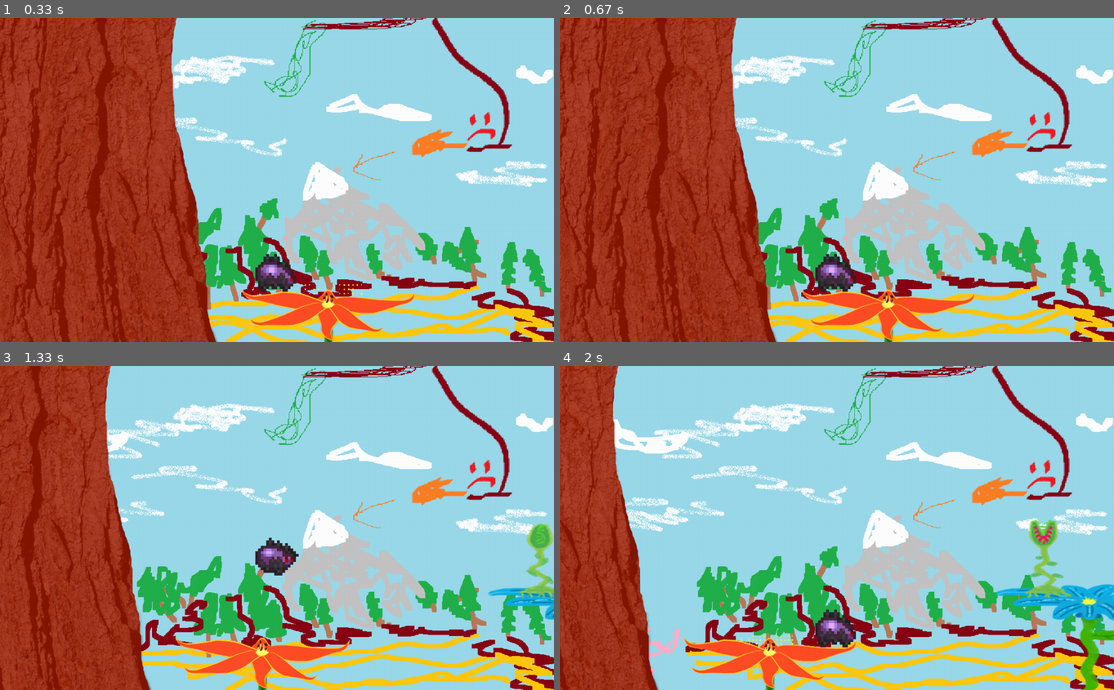
Above: before the commit, frames 1-4 (two rows, left to right).
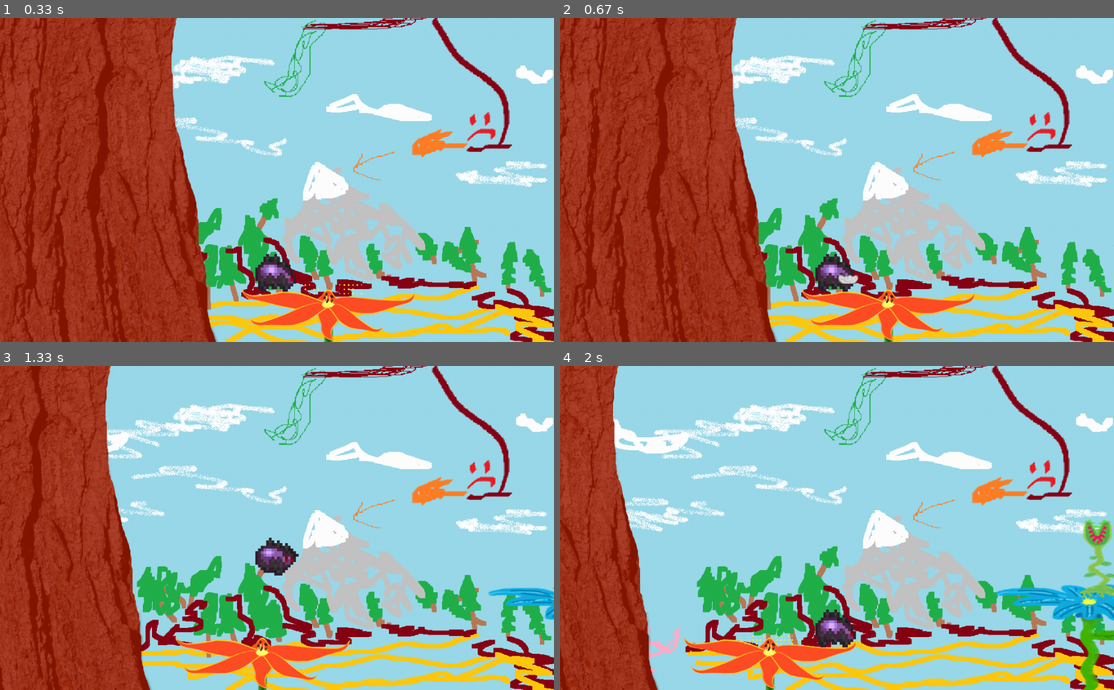
Above: after the commit, the same moments.

Repository: SwampWood/PyGame-shit
Game: pygame game, started from main.py
Same seed, same stepped clock (60 frames per second), same inputs: the game is played once before the commit and once after it.
Inputs (mouse positions are in pixels of both pictures, inside the frame that each line leads up to):
- Up to frame 1 (0.33 s): no input
- Up to frame 2 (0.67 s): click (837, 180) at 0.38 s
- Up to frame 3 (1.33 s): hold D 0.67-1.13 s; move the mouse to (454, 518) at 0.7 s; tap Space at 0.73, 1.03, 1.23 s; hold D from 1.17 s (still down)
- Up to frame 4 (2 s): tap Space at 1.53 s; release D at 1.63 s; right-click (665, 479) at 1.72 s

Frame 1 is identical in both runs. In frame 2, less than 0.1% of the frame differs, in the area x 50-54%, y 79-83%; in frame 3, 0.7%; in frame 4, 1.7%, in the area x 83-100%, y 47-72%.

Commit message:
Начало работы с паутиной

Diff:
--- a/main.py
+++ b/main.py
@@ -91,6 +91,35 @@
             self.kill()
 
 
+class Web(pygame.sprite.Sprite):
+    head = load_image('WebHead.png')
+    body = load_image('WebBody.png')
+
+    def __init__(self, source, target):
+        super().__init__(all_sprites)
+        self.add(all_allies)
+        self.length = 0
+        self.wait = 5
+        self.image = Web.head
+        self.rect = self.image.get_rect()
+        self.mask = pygame.mask.from_surface(self.image)
+        self.rect.x = source[0]
+        self.rect.y = source[1]
+        self.target = target
+        self.velocity = 0
+
+    def update(self, check):
+        if pygame.sprite.spritecollideany(self, all_platforms):
+            for x in all_platforms:
+                if pygame.sprite.collide_mask(self, x):
+                    player.webbed = True
+                    self.target = (self.rect.x, self.rect.y - 10)
+        elif self.length > 15:
+            self.kill()
+        elif 1:
+            pass
+
+
 class Spider(pygame.sprite.Sprite):
     images_movement_right = [load_image("SpiderWalking1.png"), load_image("SpiderWalking2.png"),
                              load_image("SpiderWalking3.png"), load_image("SpiderWalking4.png")]
@@ -115,6 +144,8 @@
         self.save_point = [50, 400]
         self.health = 1000
         self.current_sprite = None
+        self.webbed = False
+        self.web = None
 
     def respawn(self):
         if self.health == 1:
@@ -157,6 +188,10 @@
                     self.x_velocity = 0
 
         if check[pygame.K_SPACE]:
+            self.webbed = False
+            if self.web:
+                self.web.kill()
+            self.web = None
             if self.y_velocity == 0 and not self.drop:
                 self.current_sprite = None
                 self.y_velocity = -20
@@ -166,6 +201,11 @@
                 elif self.x_velocity <= -25:
                     self.x_velocity = -60
                 self.drop = True
+
+        if check[pygame.MOUSEBUTTONDOWN]:
+            if 1 and not self.webbed and self.web is None:
+                self.web = Web((self.rect.x + self.rect.w // 2, self.rect.y + self.rect.h // 2), pygame.mouse.get_pos())
+
         for i in all_platforms:
             if pygame.sprite.collide_mask(self, i):
                 self.current_sprite = i
@@ -281,7 +321,7 @@
     TreeBorder()
     FlowerPlatform(20, 500, 1)
     FlowerPlatform(600, 400, 0)
-    Enemy(650, 280, enemy_flower, 6)
+    Enemy(750, 280, enemy_flower, 6)
 
 
 background = load_image("background.png")
@@ -295,8 +335,11 @@
     for event in pygame.event.get():
         if event.type == pygame.QUIT:
             running = False
-        if event.type == pygame.MOUSEBUTTONDOWN:
+        if event.type == pygame.MOUSEBUTTONDOWN and event.button == 3:
             player.respawn()
+        if event.type == pygame.MOUSEBUTTONDOWN and event.button == 1 and not player.webbed and player.web is None:
+            player.web = Web((player.rect.x + player.rect.w // 2, player.rect.y + player.rect.h // 2),
+                             pygame.mouse.get_pos())
 
     screen.blit(background, (0, 0))
 
Binary file added: data/WebBody.png
Binary file added: data/WebHead.png
